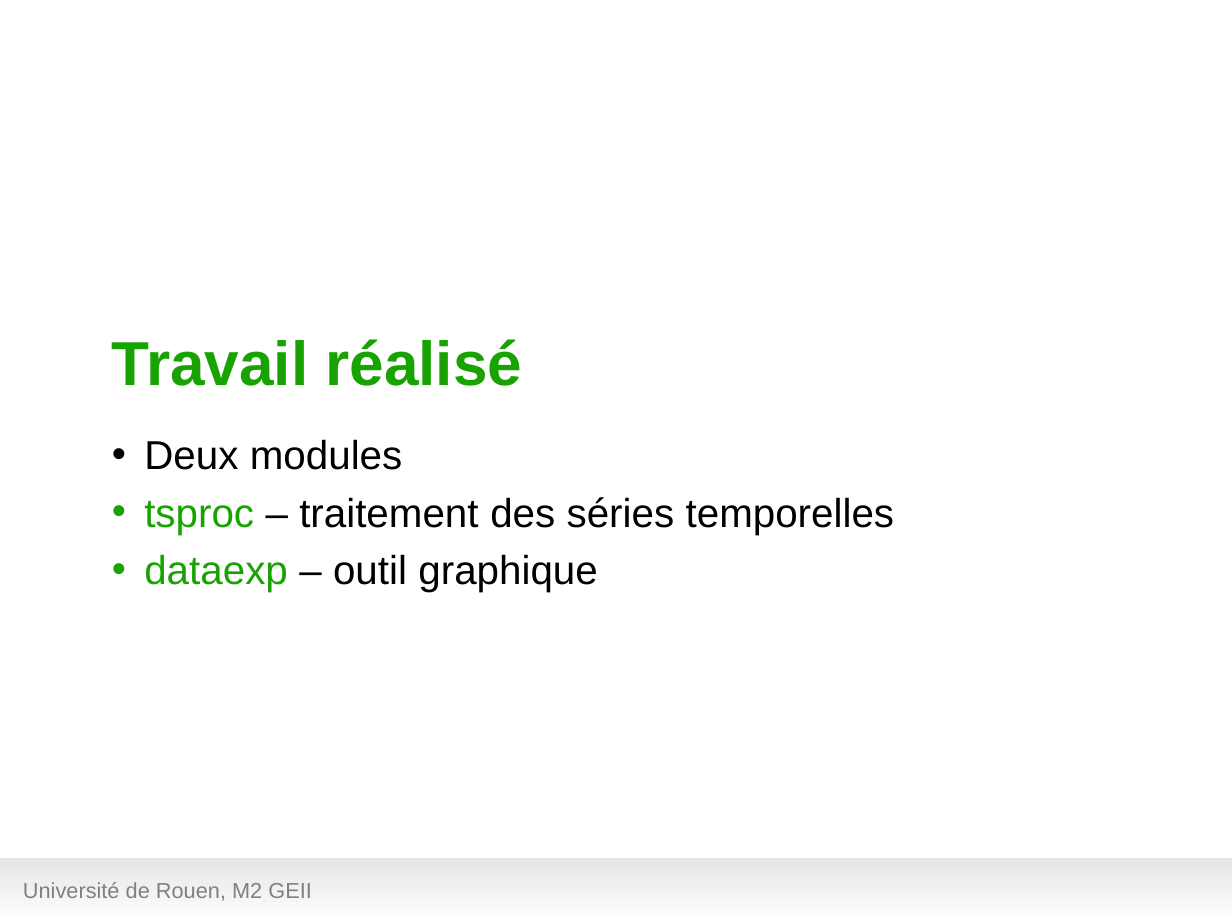
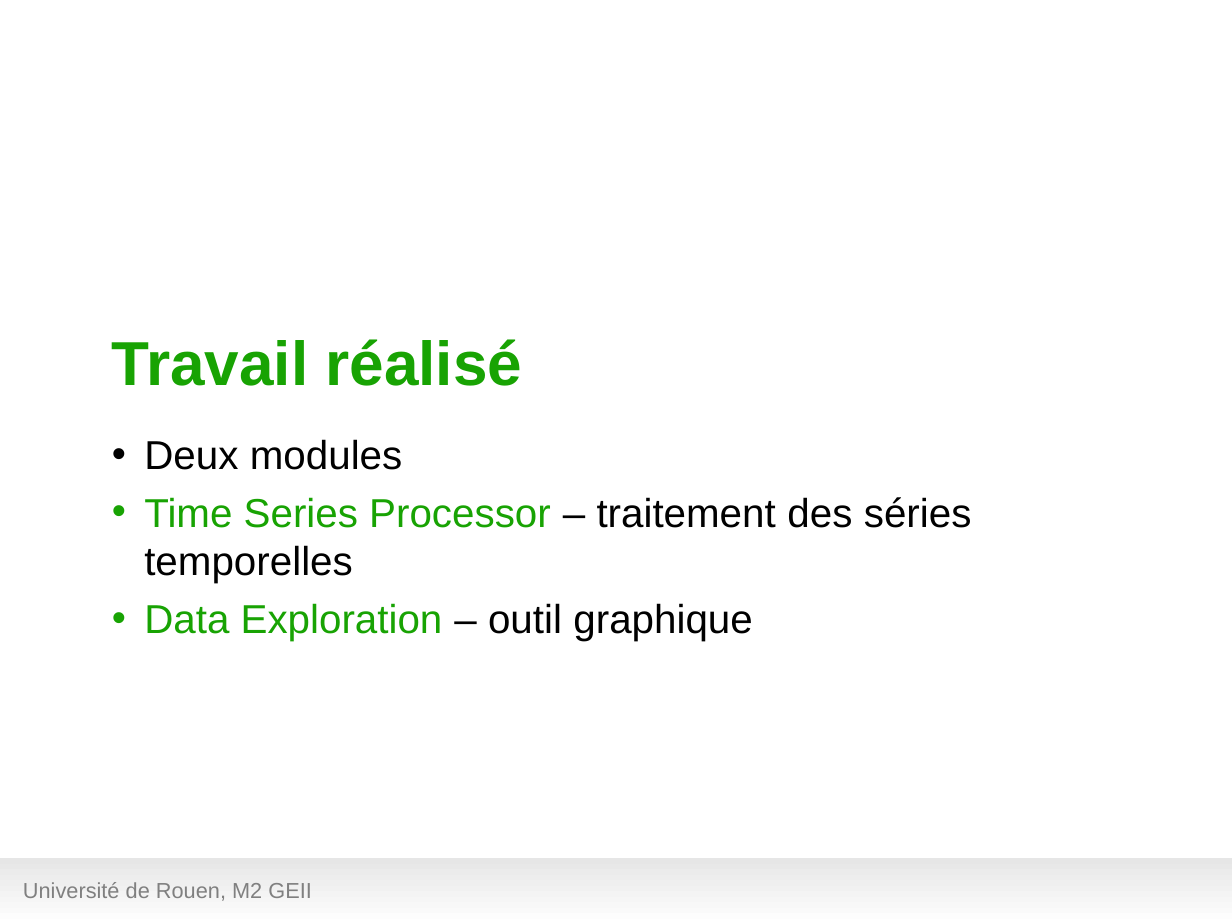
Before and after one commit to hanzenok/dataexp, a slide deck: slide 15 of presentation/test_green9.odp. Drawn at 1232x924 pixels with LibreOffice and Linux fonts; fonts in the diff are those of the drawing; background and template pictures are left out. Boxes give left, top, right and bottom in pixels: in the first picture for what was removed or moved away, otherwise in the second. Text is boxed around its words. In the diff, an @@ line names an element or a change of style, - is before the commit and + after.

```diff
--- a/presentation/test_green9.odp
+++ b/presentation/test_green9.odp
@@ text at bbox=[144, 497, 972, 641]: text changed @@
-• tsproc – traitement des séries temporelles
-• dataexp – outil graphique
+• Time Series Processor – traitement des séries temporelles
+• Data Exploration – outil graphique
```
Also in this commit, not shown: 7 other slides changed, 1 slide added, 1 slide removed, 6 other files.
